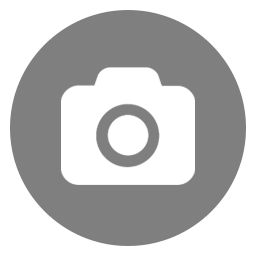
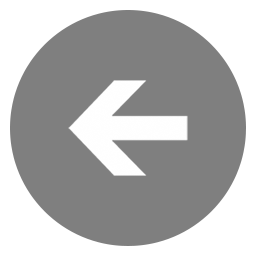
The second 256×256 image is a revision of the first. Changes to its layers:
hid group "Camera" (4 layers) over box(61, 67, 195, 185)
showed "Layer 3", painted on it over box(61, 69, 195, 185)
